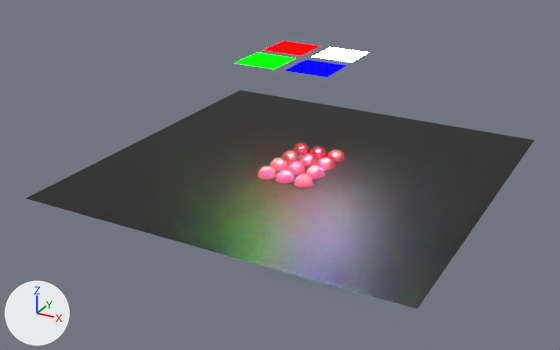
The glTF model public/rough-metallic.glb as it was, and as the next commit left it.
One viewpoint serves both versions: a camera (50 mm lens) standing at (8.69, -17.02, 8.12) and looking at (-0.21, -0.84, 0.04). Every picture has the same lights, and +X, +Y and +Z are marked at lower left. Where no turn or scale is listed for an object, it has been applied to the vertices.

The first picture shows 'Plane', 'light', 'lightBlue', 'lightGreen', 'lightRed'.
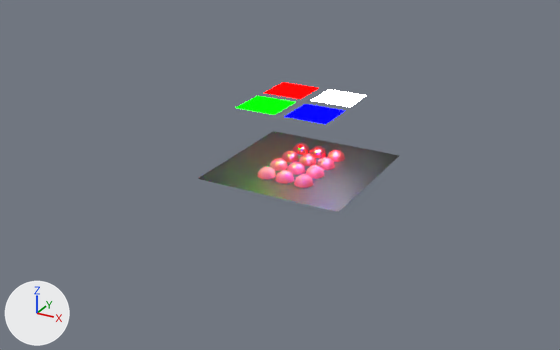
Where the change shows, as pixel boxes (x1, y1, x2, y2) in the pictures (560 x 350 px):
'Plane', recoloured, rescaled (60% narrower, 63% shorter)
    before: (26, 90, 534, 309)
    after: (198, 131, 399, 212)
'lightBlue', moved
    before: (285, 60, 347, 77)
    after: (284, 104, 344, 124)
'lightGreen', surface changed, moved
    before: (235, 53, 295, 69)
    after: (236, 96, 295, 115)
'light', surface changed, moved
    before: (311, 47, 369, 63)
    after: (310, 89, 367, 107)
'lightRed', surface changed, moved
    before: (264, 41, 320, 56)
    after: (264, 82, 319, 99)

The edits, one by one:
Material 'floor' (mat_floor) changes colour from black #000000 to black #232323; in linear values from (0.0, 0.0, 0.0) to (0.0165, 0.0165, 0.0165).
In material 'light' (mat_light), emission_strength goes from 50.0 to 20.0.
In material 'light.001' (mat_light_001), emission_strength goes from 50.0 to 20.0.
In material 'lightGreen' (mat_lightgreen), emission_strength goes from 50.0 to 20.0.
Object 'Plane' (ob_plane) is rescaled from (5.0, 5.0, 5.0) to (2.0, 2.0, 2.0).
Object 'light' (ob_light) moves from (0.7, 0.7, 2.99) to (0.7, 0.7, 1.83).
Object 'lightRed' (ob_lightred) moves from (-0.7, 0.7, 2.98) to (-0.7, 0.7, 1.82).
Object 'lightGreen' (ob_lightgreen) moves from (-0.7, -0.7, 2.98) to (-0.7, -0.7, 1.82).
Object 'lightBlue' (ob_lightblue) moves from (0.7, -0.7, 2.98) to (0.7, -0.7, 1.82).
